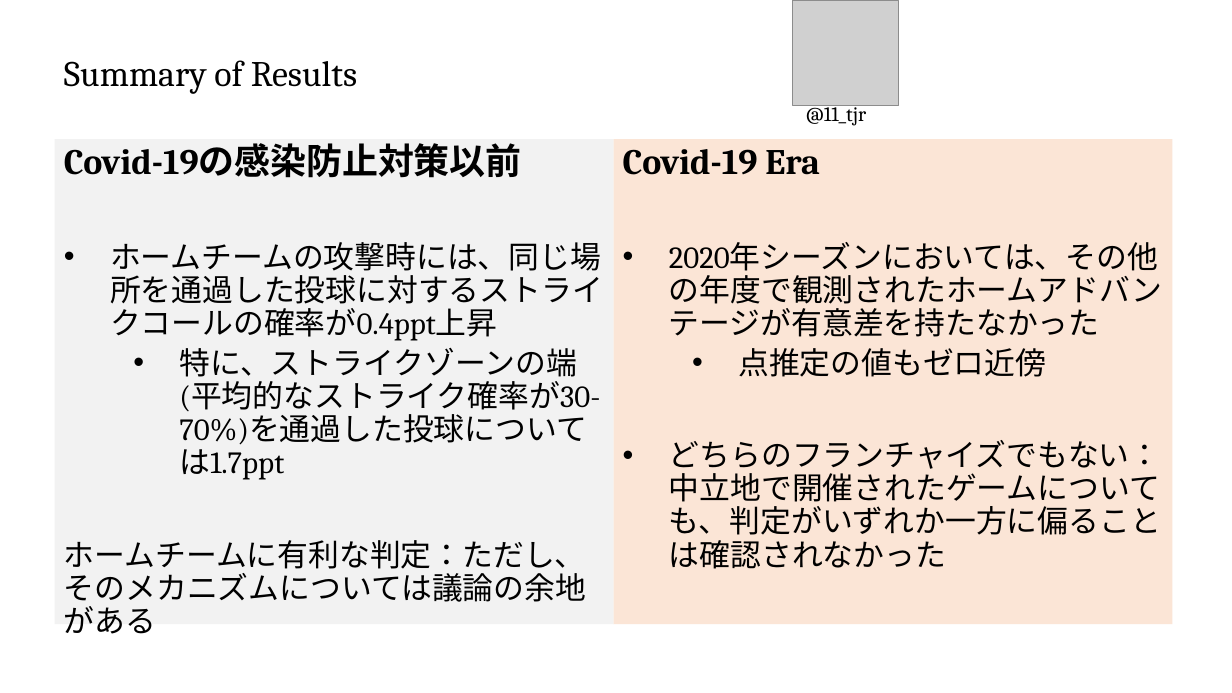
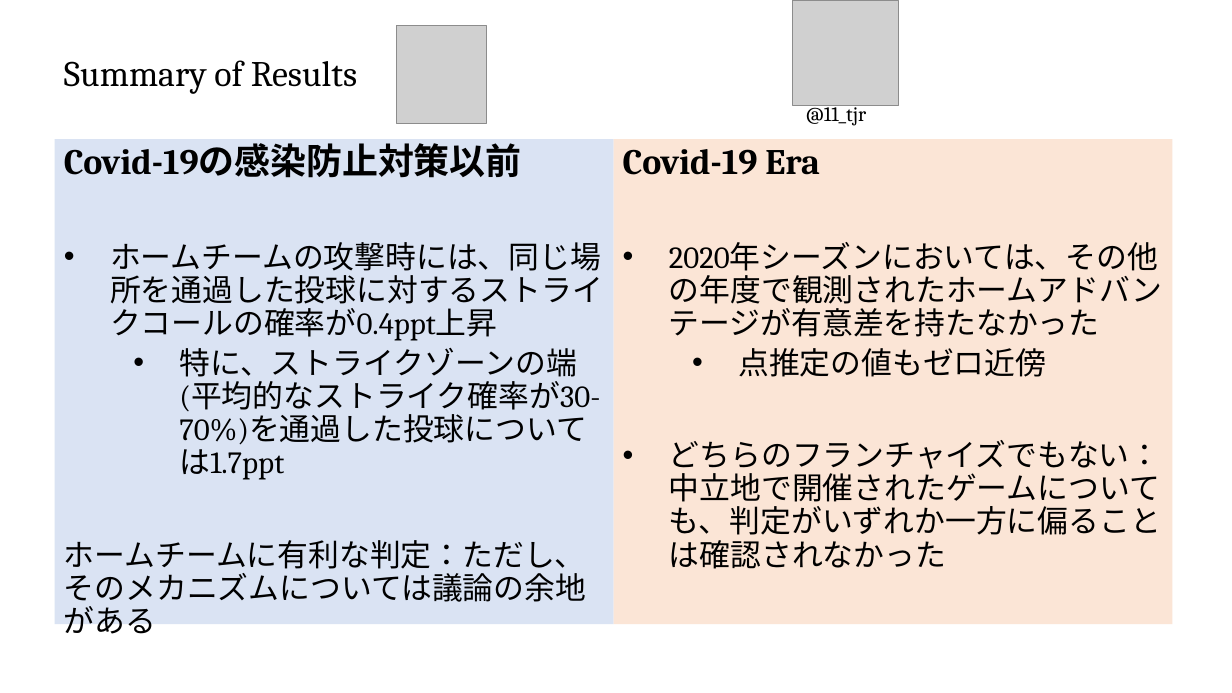
Before and after one commit to T-Reio/ballgame_analysis, a slide deck: slide 9 of slides/spoana13.pptx. Drawn at 1232x693 pixels with LibreOffice and Linux fonts; fonts in the diff are those of the drawing; grey boxes stand for pictures; background and template pictures are left out. Boxes give left, top, right and bottom in pixels: in the first picture for what was removed or moved away, otherwise in the second. Text is boxed around its words. In the diff, an @@ line names an element or a change of style, - is before the commit and + after.

```diff
--- a/slides/spoana13.pptx
+++ b/slides/spoana13.pptx
@@ picture added at <box>396,25,487,123</box> @@
@@ text "Covid-19の感染防止対策以前" at <box>55,140,614,625</box>: fill #F2F2F2 to #DAE3F3 @@
```
Also in this commit, not shown: 7 other slides changed, 1 other file.
